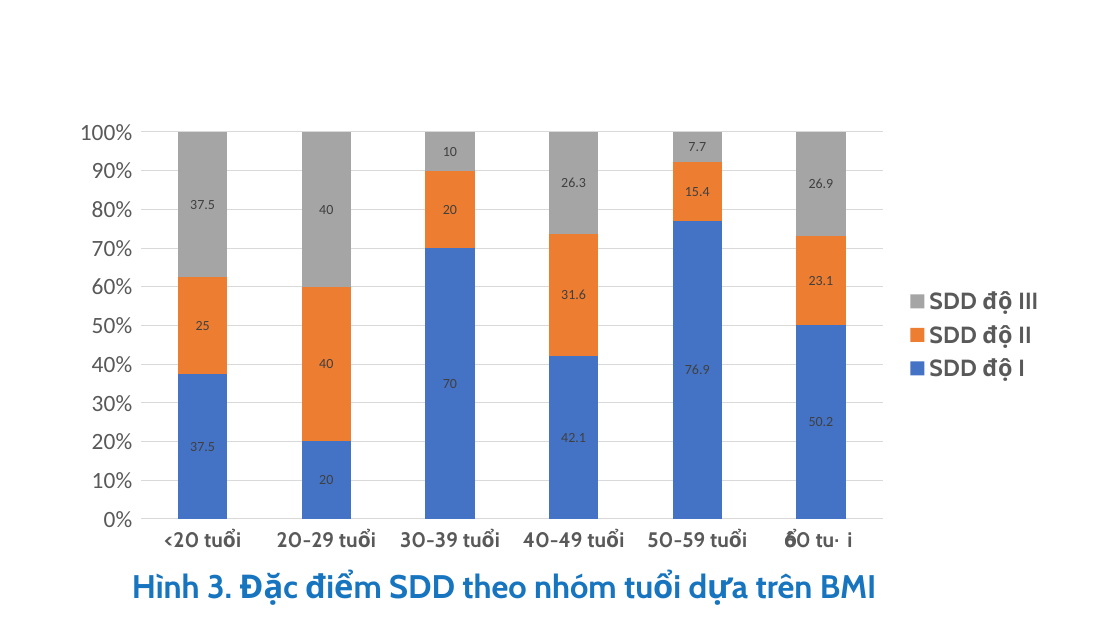
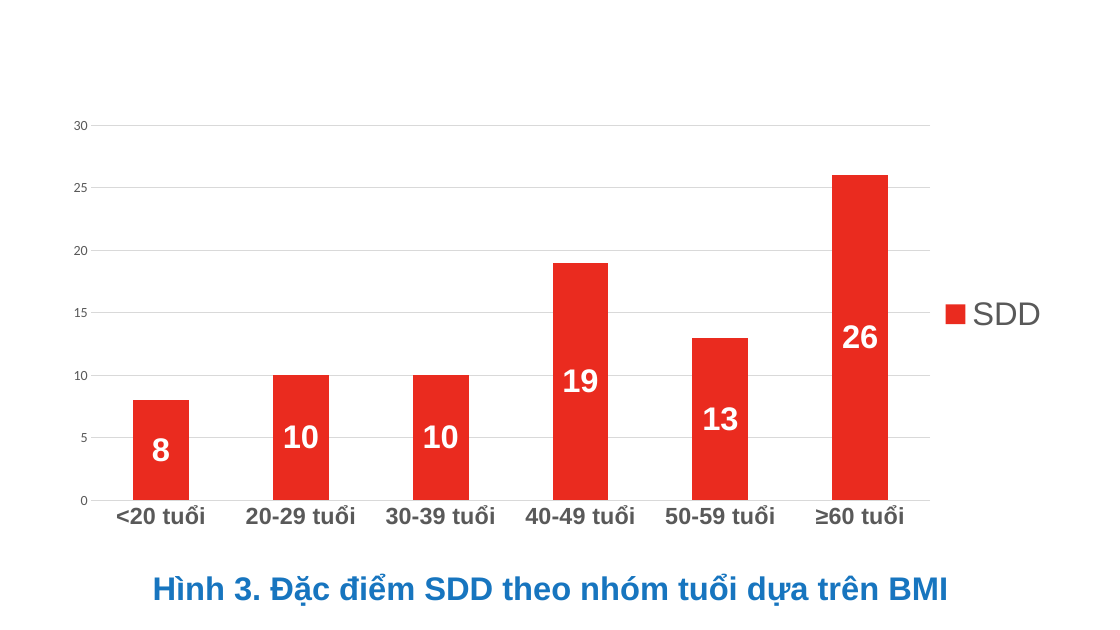
Before and after one commit to MedPocket/HPMUGraduation-thesis, a slide deck: slide 26 of Thuc-trang-va-mot-so-yeu-to-lien-quan-dinh-duong-BN-lao-phoi_Nhat-Nguyen.pptx (slide 32 before the commit). Drawn at 1120x630 pixels with LibreOffice and Linux fonts; fonts in the diff are those of the drawing; background and template pictures are left out. Boxes give left, top, right and bottom in pixels: in the first picture for what was removed or moved away, otherwise in the second. Text is boxed around its words. In the diff, an @@ line names an element or a change of style, - is before the commit and + after.

```diff
--- a/Thuc-trang-va-mot-so-yeu-to-lien-quan-dinh-duong-BN-lao-phoi_Nhat-Nguyen.pptx
+++ b/Thuc-trang-va-mot-so-yeu-to-lien-quan-dinh-duong-BN-lao-phoi_Nhat-Nguyen.pptx
@@ column stacked 100% chart at (52,112,1059,564) @@
@@ column stacked 100% chart to column stacked chart @@
-SDD độ I: 37.5, 20, 70, 42.1, 76.9, 50.2
+SDD: 8, 10, 10, 19, 13, 26
@@ colour of SDD #4472C4 to #EA2B1F @@
@@ data labels of SDD changed @@
-SDD độ II: 25, 40, 20, 31.6, 15.4, 23.1
-SDD độ III: 37.5, 40, 10, 26.3, 7.7, 26.9
@@ legend changed @@
@@ category axis changed @@
@@ value axis changed @@
@@ plot area changed @@
@@ column stacked chart: place and size @@
-column stacked chart at (60,108,1053,561)
+column stacked chart at (52,112,1059,564)
@@ text "Hình 3. Đặc điểm SDD ...": place and size @@
-text "Hình 3. Đặc điểm SDD ..." at (132,573,877,599)
+text "Hình 3. Đặc điểm SDD ..." at (153,574,948,606)
@@ text "Hình 3. Đặc điểm SDD ..." at (153,574,948,606): font Cabin to Arial @@
```
Also in this commit, not shown: 30 other slides changed, 1 slide added, 15 slides removed, 1 other file.
